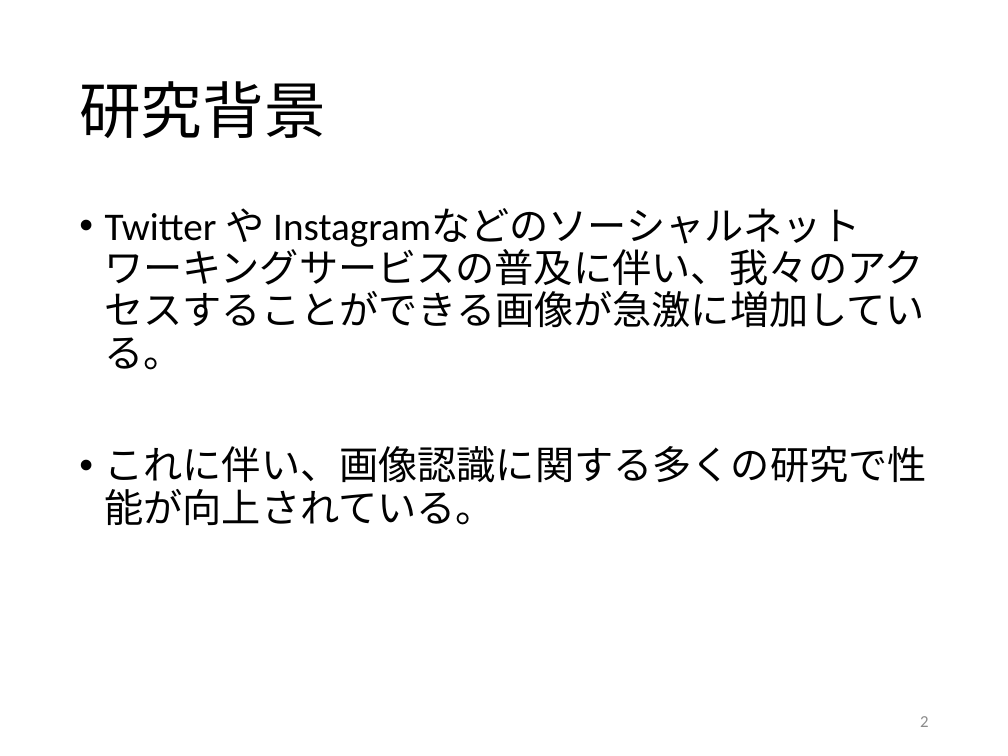
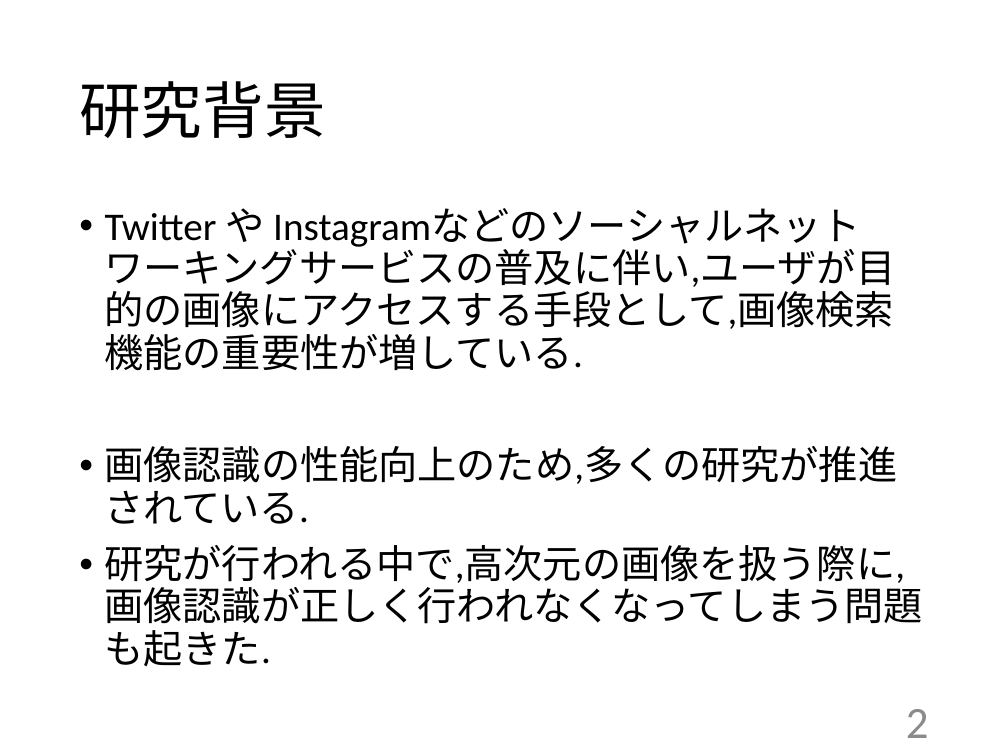
Before and after one commit to kait-takanolab/1821005-yoshioka-thesis, a slide deck: slide 2 of 1821005_中間発表.pptx. Drawn at 1008x756 pixels with LibreOffice and Linux fonts; fonts in the diff are those of the drawing. Boxes give left, top, right and bottom in pixels: in the first picture for what was removed or moved away, otherwise in the second. Text is boxed around its words. In the diff, an @@ line names an element or a change of style, - is before the commit and + after.

```diff
--- a/1821005_中間発表.pptx
+++ b/1821005_中間発表.pptx
@@ text at <box>105,208,923,667</box>: text changed @@
-• Twitter や Instagramなどのソーシャルネットワーキングサービスの普及に伴い、我々のアクセスすることができる画像が急激に増加している。
-• これに伴い、画像認識に関する多くの研究で性能が向上されている。
+• Twitter や Instagramなどのソーシャルネットワーキングサービスの普及に伴い,ユーザが目的の画像にアクセスする手段として,画像検索機能の重要性が増している.
+• 画像認識の性能向上のため,多くの研究が推進されている.
+• 研究が行われる中で,高次元の画像を扱う際に,画像認識が正しく行われなくなってしまう問題も起きた.
@@ page number at <box>906,709,929,738</box>: size 12 to 32 pt @@
```
Also in this commit, not shown: 8 other slides changed, 2 slides added.
